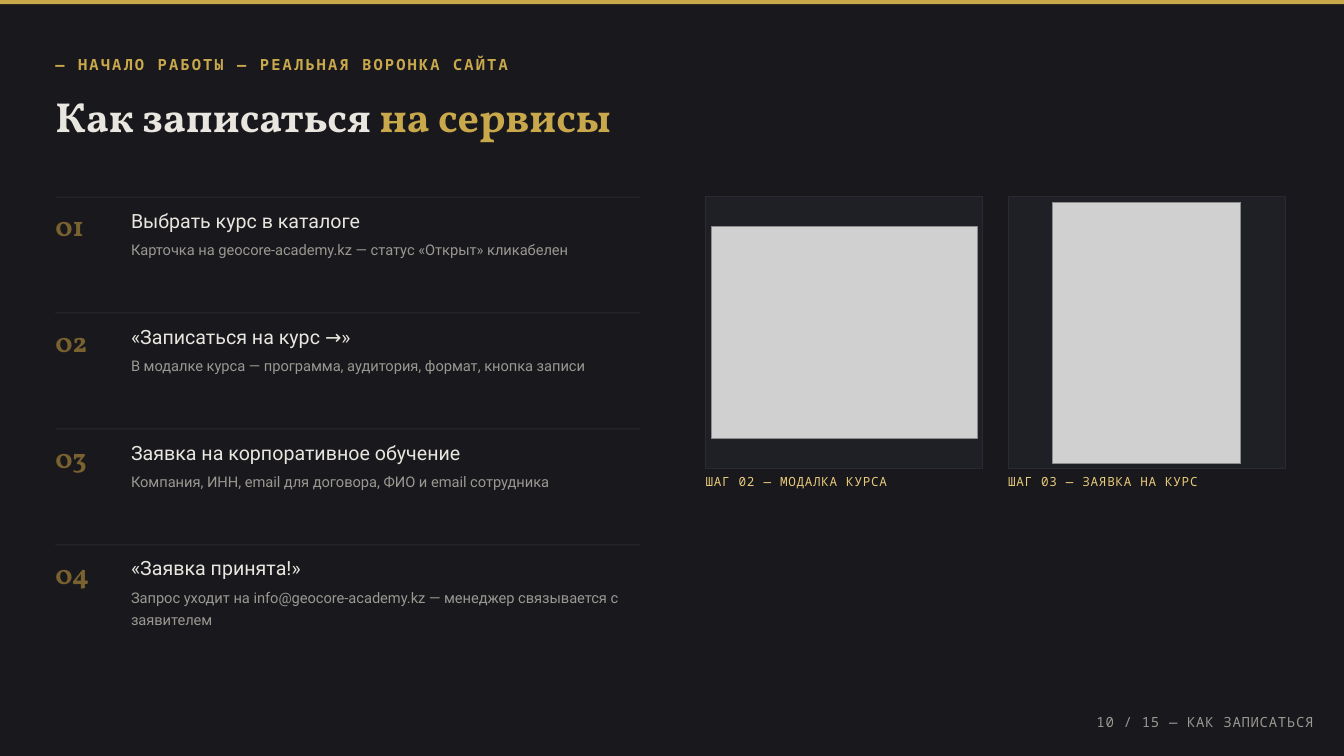
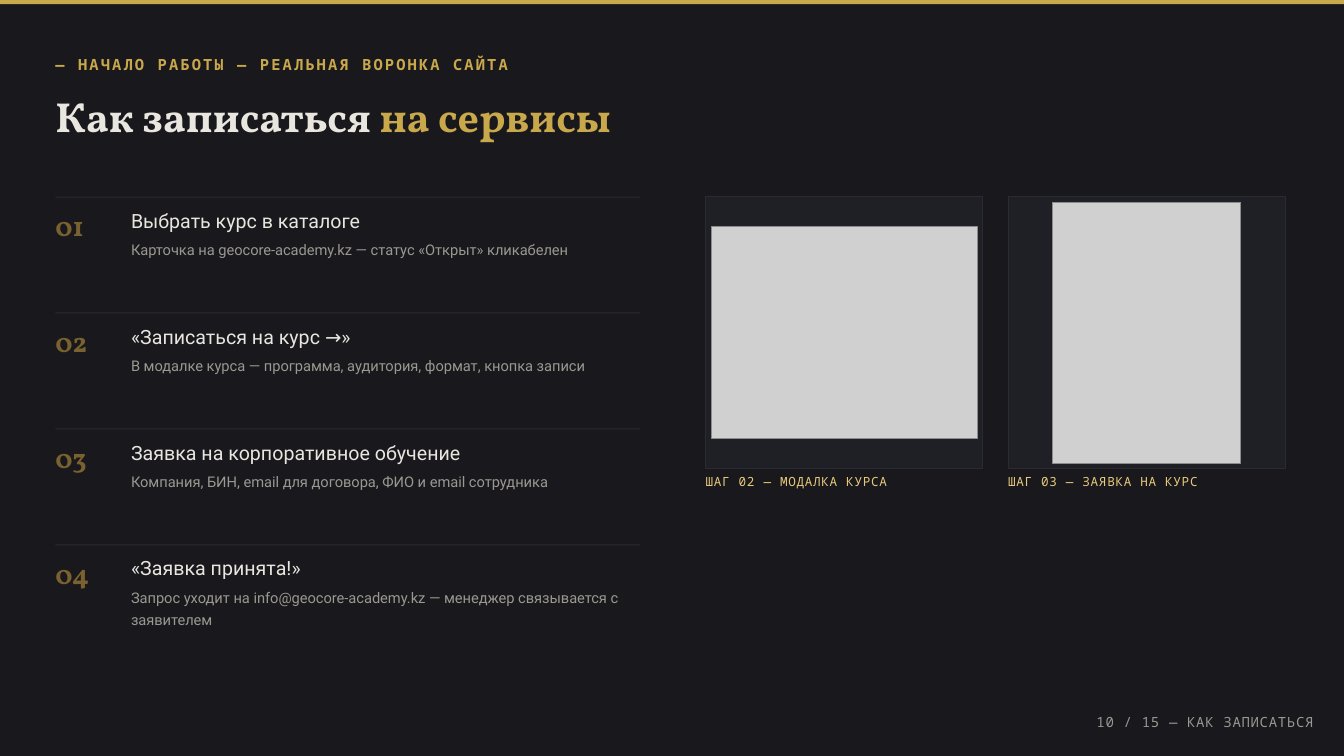
Before and after one commit to Andreyhiitola/geocore, a slide deck: slide 10 of marketing/pitch-deck/geocore_deck_v5.pptx. Drawn at 1344x756 pixels with LibreOffice and Linux fonts; fonts in the diff are those of the drawing; grey boxes stand for pictures. Boxes give left, top, right and bottom in pixels: in the first picture for what was removed or moved away, otherwise in the second. Text is boxed around its words. In the diff, an @@ line names an element or a change of style, - is before the commit and + after.

```diff
--- a/marketing/pitch-deck/geocore_deck_v5.pptx
+++ b/marketing/pitch-deck/geocore_deck_v5.pptx
@@ text at bbox=[131, 476, 548, 490]: text changed @@
-Компания, ИНН, email для договора, ФИО и email сотрудника
+Компания, БИН, email для договора, ФИО и email сотрудника
```
Also in this commit, not shown: 1 other file.
